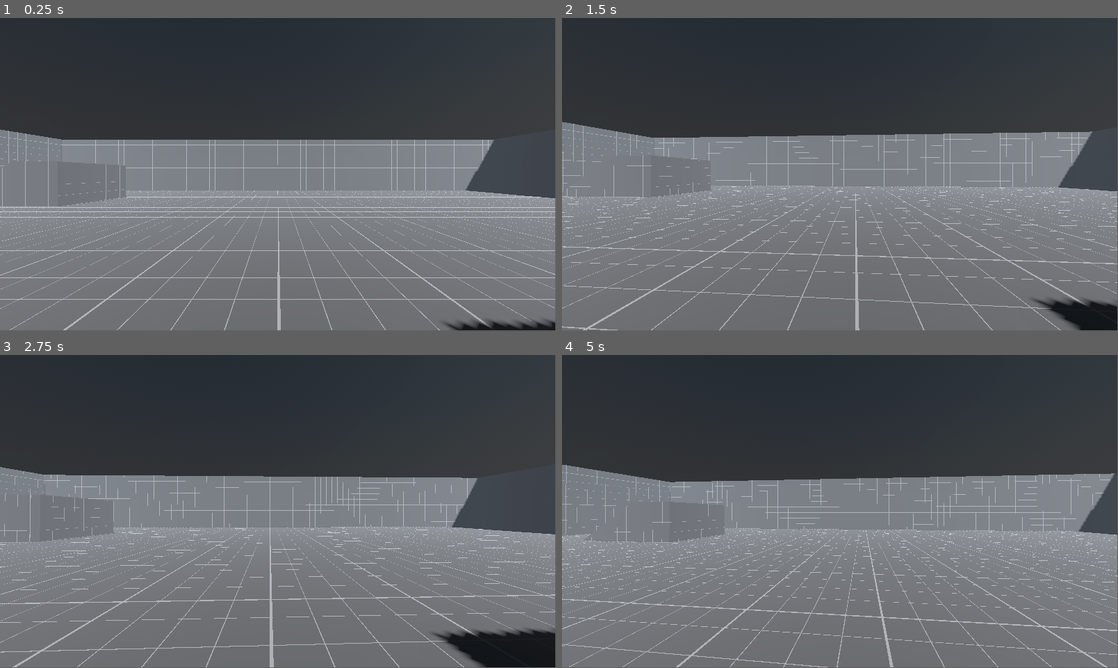
Above: before the commit, frames 1-4 (two rows, left to right).
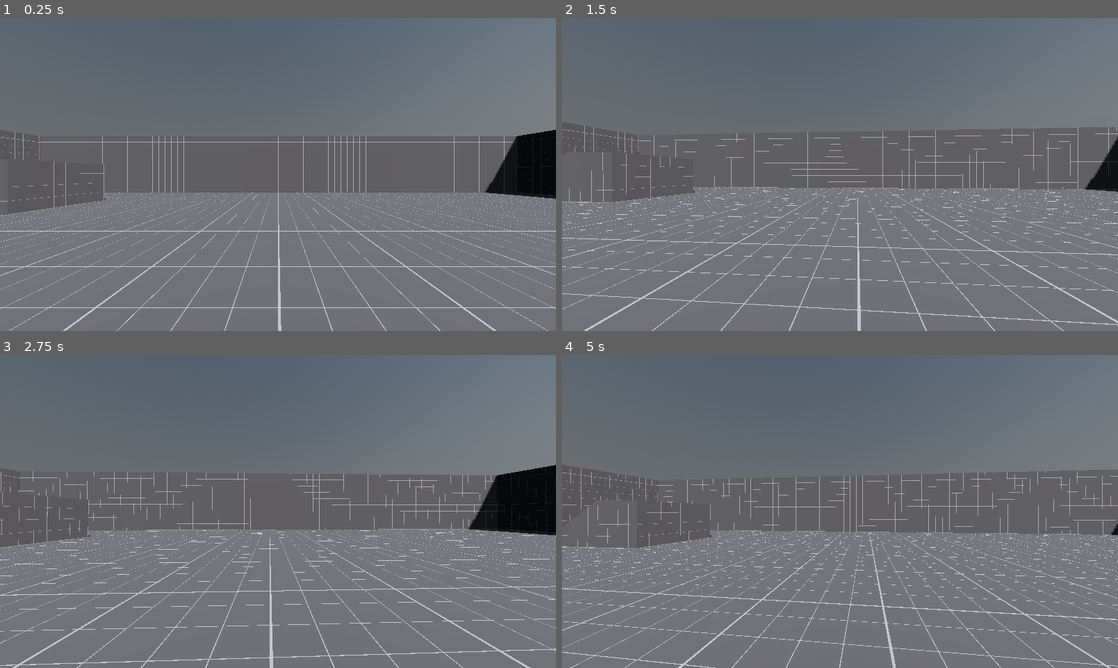
Above: after the commit, the same moments.

Repository: ThirdMorrigan/counterspell
Game: Godot game, scene res://!proto/proto_scene_0.tscn
Same seed, same stepped clock (60 frames per second), same inputs: the game is played once before the commit and once after it. Before the commit the project starts from res://!proto/proto_scene_1.tscn.
Inputs (mouse positions are in pixels of both pictures, inside the frame that each line leads up to):
- Up to frame 1 (0.25 s): no input
- Up to frame 2 (1.5 s): tap Enter at 0.5 s; move the mouse to (867, 171) at 0.52 s; hold Ctrl (C) 0.53-1.28 s; move the mouse to (812, 174) at 1.27 s; tap Ctrl (C) at 1.35 s
- Up to frame 3 (2.75 s): move the mouse to (289, 505) at 2.02 s; hold Ctrl (C) from 2.03 s (still down); tap Space (J) at 2.1 s
- Up to frame 4 (5 s): move the mouse to (834, 514) at 2.77 s; release Ctrl (C) at 2.78 s; tap S (M_B) at 2.85 s; tap Ctrl (C) at 3.05, 4.55 s; move the mouse to (878, 514) at 3.52 s; hold Ctrl (C) 3.53-4.28 s; tap W (M_F) at 3.6 s; move the mouse to (795, 508) at 4.27 s; tap A (M_L) at 4.35 s
The window is 799x449 before the commit and 800x450 after it. Grey fills any space a smaller window leaves; there, only what the larger window draws over its background counts as a difference.

The runs differ from the first frame. In frame 1, 62% of the frame differs, in the area x 0-100%, y 0-100%; in frame 2, 61%; in frame 3, 63%; in frame 4, 63%.

Commit message:
bazinga :)

Diff:
--- a/!proto/proto_character.tscn
+++ b/!proto/proto_character.tscn
@@ -6,12 +6,12 @@
 radius = 0.4
 height = 1.8
 
-[sub_resource type="SeparationRayShape3D" id="SeparationRayShape3D_xlhs3"]
-length = 0.5
-
 [sub_resource type="CapsuleMesh" id="CapsuleMesh_hab0n"]
 radius = 0.4
 height = 1.9
+
+[sub_resource type="SeparationRayShape3D" id="SeparationRayShape3D_xlhs3"]
+length = 0.5
 
 [node name="proto_character" type="CharacterBody3D"]
 collision_layer = 16
@@ -22,22 +22,6 @@
 [node name="cap" type="CollisionShape3D" parent="."]
 transform = Transform3D(1, 0, 0, 0, 1, 0, 0, 0, 1, 0, 1, 0)
 shape = SubResource("CapsuleShape3D_lf27m")
-
-[node name="separation_ray" type="CollisionShape3D" parent="."]
-transform = Transform3D(1, 0, 0, 0, -4.37114e-08, -1, 0, 1, -4.37114e-08, 0, 0.5, -0.2)
-shape = SubResource("SeparationRayShape3D_xlhs3")
-
-[node name="separation_ray2" type="CollisionShape3D" parent="."]
-transform = Transform3D(1, 0, 0, 0, -4.37114e-08, -1, 0, 1, -4.37114e-08, 0, 0.5, 0.2)
-shape = SubResource("SeparationRayShape3D_xlhs3")
-
-[node name="separation_ray3" type="CollisionShape3D" parent="."]
-transform = Transform3D(1, 0, 0, 0, -4.37114e-08, -1, 0, 1, -4.37114e-08, 0.2, 0.5, 0)
-shape = SubResource("SeparationRayShape3D_xlhs3")
-
-[node name="separation_ray4" type="CollisionShape3D" parent="."]
-transform = Transform3D(1, 0, 0, 0, -4.37114e-08, -1, 0, 1, -4.37114e-08, -0.2, 0.5, 0)
-shape = SubResource("SeparationRayShape3D_xlhs3")
 
 [node name="visuals" type="MeshInstance3D" parent="."]
 transform = Transform3D(1, 0, 0, 0, 1, 0, 0, 0, 1, 0, 0.95, 0)
@@ -52,3 +36,20 @@
 hit_from_inside = true
 
 [node name="stand_check" type="RayCast3D" parent="."]
+target_position = Vector3(0, 0, 0)
+
+[node name="separation_ray_Z-" type="CollisionShape3D" parent="."]
+transform = Transform3D(1, 0, 0, 0, -4.37114e-08, -1, 0, 1, -4.37114e-08, 0, 0.5, -0.2)
+shape = SubResource("SeparationRayShape3D_xlhs3")
+
+[node name="separation_ray_Z+" type="CollisionShape3D" parent="."]
+transform = Transform3D(1, 0, 0, 0, -4.37114e-08, -1, 0, 1, -4.37114e-08, 0, 0.5, 0.2)
+shape = SubResource("SeparationRayShape3D_xlhs3")
+
+[node name="separation_ray_X-" type="CollisionShape3D" parent="."]
+transform = Transform3D(1, 0, 0, 0, -4.37114e-08, -1, 0, 1, -4.37114e-08, -0.2, 0.5, 0)
+shape = SubResource("SeparationRayShape3D_xlhs3")
+
+[node name="separation_ray_X+" type="CollisionShape3D" parent="."]
+transform = Transform3D(1, 0, 0, 0, -4.37114e-08, -1, 0, 1, -4.37114e-08, 0.2, 0.5, 0)
+shape = SubResource("SeparationRayShape3D_xlhs3")
--- /dev/null
+++ b/!proto/proto_scene_0.tscn
@@ -0,0 +1,11 @@
+[gd_scene load_steps=3 format=3 uid="uid://7elxoag3mest"]
+
+[ext_resource type="PackedScene" uid="uid://bwlmk7cjcok7y" path="res://!proto/proto_character.tscn" id="1_be5nw"]
+[ext_resource type="PackedScene" uid="uid://yg3qhvx8qqfi" path="res://!proto/proto_scene_1.tscn" id="2_i0aom"]
+
+[node name="proto_scene_0" type="Node3D"]
+
+[node name="proto_character" parent="." instance=ExtResource("1_be5nw")]
+transform = Transform3D(1, 0, 0, 0, 1, 0, 0, 0, 1, 0, 0, -2.77391)
+
+[node name="proto_scene_1" parent="." instance=ExtResource("2_i0aom")]
--- a/!proto/proto_scene_1.tscn
+++ b/!proto/proto_scene_1.tscn
@@ -1,20 +1,22 @@
 [gd_scene load_steps=6 format=3 uid="uid://yg3qhvx8qqfi"]
 
 [ext_resource type="Material" uid="uid://cs3tw7rnhind2" path="res://!proto/proto_boxes_gray.tres" id="1_fmsco"]
-[ext_resource type="PackedScene" uid="uid://bwlmk7cjcok7y" path="res://!proto/proto_character.tscn" id="1_m1jqt"]
 
-[sub_resource type="PhysicalSkyMaterial" id="PhysicalSkyMaterial_0lg7u"]
+[sub_resource type="PhysicalSkyMaterial" id="PhysicalSkyMaterial_66wd6"]
 
 [sub_resource type="Sky" id="Sky_b26q2"]
-sky_material = SubResource("PhysicalSkyMaterial_0lg7u")
+sky_material = SubResource("PhysicalSkyMaterial_66wd6")
 
 [sub_resource type="Environment" id="Environment_rngcy"]
 background_mode = 2
 sky = SubResource("Sky_b26q2")
 ssr_enabled = true
-ssao_enabled = true
+ssao_radius = 4.2
+ssao_intensity = 3.85
 ssil_enabled = true
 sdfgi_enabled = true
+sdfgi_cascades = 2
+sdfgi_min_cell_size = 0.87
 glow_enabled = true
 glow_levels/2 = 0.9
 glow_levels/3 = 0.0
@@ -22,10 +24,12 @@
 glow_levels/7 = 0.9
 glow_normalized = true
 glow_bloom = 0.02
-fog_enabled = true
-fog_sun_scatter = 0.18
-fog_aerial_perspective = 0.789
-adjustment_enabled = true
+fog_sun_scatter = 0.06
+fog_density = 0.005
+
+[sub_resource type="CameraAttributesPhysical" id="CameraAttributesPhysical_nxr7o"]
+auto_exposure_enabled = true
+auto_exposure_speed = 4.0
 
 [node name="proto_scene_1" type="Node3D"]
 
@@ -79,8 +83,9 @@
 polygon = PackedVector2Array(0, 0, -2, 6, 6, 6, 6, 0)
 depth = 18.95
 
-[node name="proto_character" parent="." instance=ExtResource("1_m1jqt")]
-transform = Transform3D(1, 0, 0, 0, 1, 0, 0, 0, 1, 0, 0.113469, -1.13586)
+[node name="scene_cam" type="Camera3D" parent="."]
+transform = Transform3D(-0.861627, 0.371193, -0.346144, 0, 0.682, 0.731353, 0.507543, 0.630153, -0.587629, -16.9219, 19.0897, -23.4394)
+fov = 37.8493
 
 [node name="proto_env_1" type="Node3D" parent="."]
 
@@ -91,3 +96,4 @@
 
 [node name="WorldEnvironment" type="WorldEnvironment" parent="proto_env_1"]
 environment = SubResource("Environment_rngcy")
+camera_attributes = SubResource("CameraAttributesPhysical_nxr7o")
--- a/project.godot
+++ b/project.godot
@@ -11,9 +11,14 @@
 [application]
 
 config/name="Counterspell"
-run/main_scene="res://!proto/proto_scene_1.tscn"
+run/main_scene="res://!proto/proto_scene_0.tscn"
 config/features=PackedStringArray("4.1", "Forward Plus")
 config/icon="res://icon.svg"
+
+[display]
+
+window/size/viewport_width=1280
+window/size/viewport_height=720
 
 [input]
 
@@ -62,3 +67,7 @@
 [physics]
 
 common/physics_ticks_per_second=120
+
+[rendering]
+
+lights_and_shadows/use_physical_light_units=true
